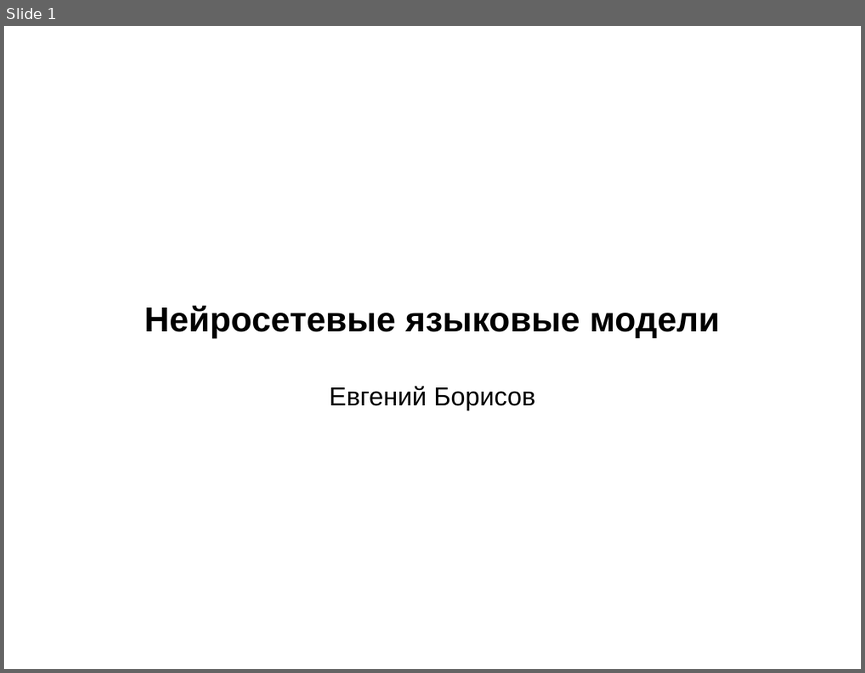
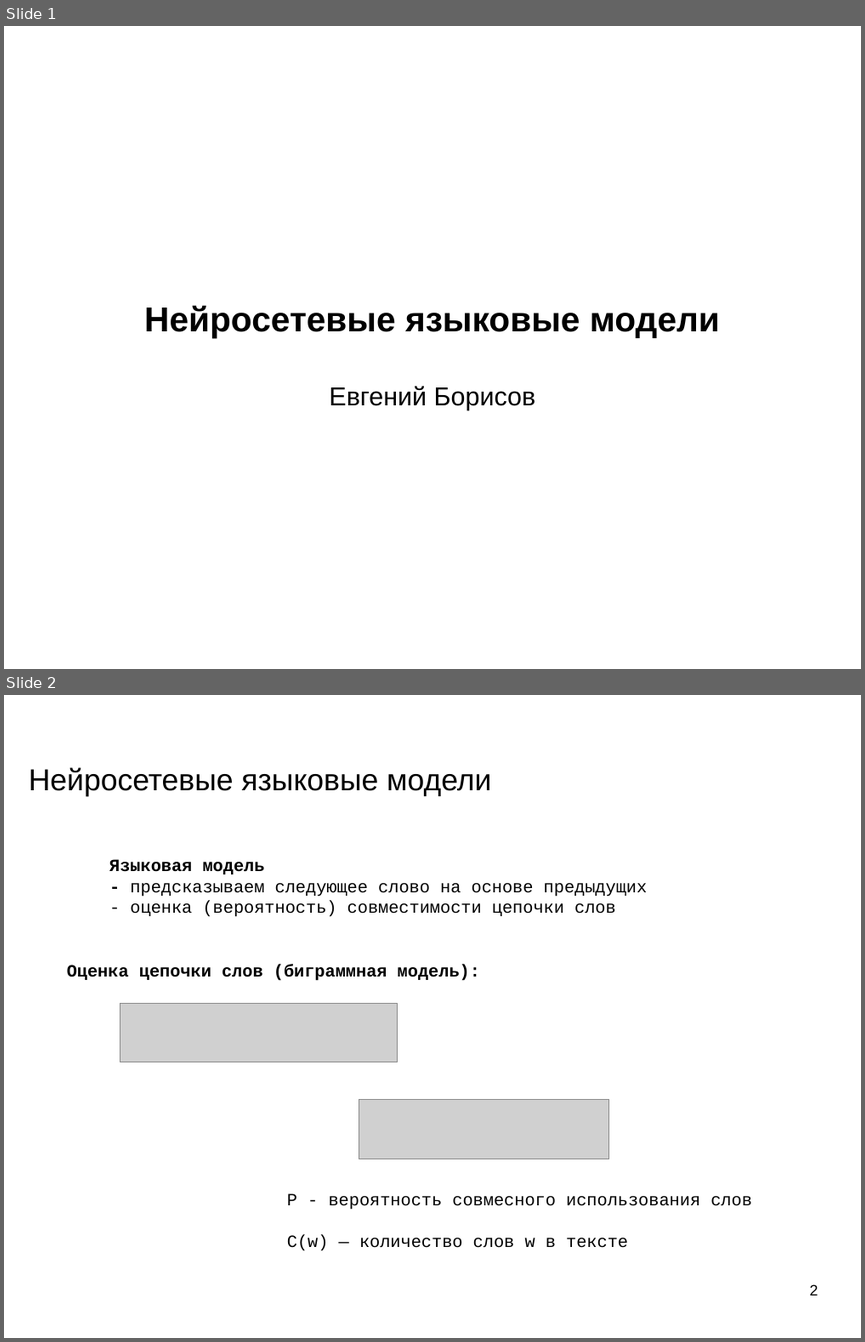
Before and after one commit to mechanoid5/ml_nlp_2022, a slide deck: 11-ann-lang-model.odp. Shown one above the other, each under a label of ours: slide 1 before the commit, slides 1 and 2 after it. The pictures are 865x673 and 865x1342 pixels, drawn with LibreOffice and Linux fonts; fonts in the diff are those of the drawing; grey boxes stand for pictures; background and template pictures are left out. Boxes give left, top, right and bottom in pixels: in the first picture for what was removed or moved away, otherwise in the second. Text is boxed around its words. In the diff, an @@ line names an element or a change of style, - is before the commit and + after.

```diff
--- a/11-ann-lang-model.odp
+++ b/11-ann-lang-model.odp
@@ slide 2 added at (4, 695, 861, 1338), background picture (left out) @@
@@ title added at (29, 767, 491, 796), 28 pt, text #000000 @@
+Нейросетевые языковые модели
@@ text added at (109, 859, 647, 917), 16 pt, text #000000 @@
+Языковая модель
+- предсказываем следующее слово на основе предыдущих
+- оценка (вероятность) совместимости цепочки слов
@@ text added at (67, 964, 480, 981), 16 pt, text #000000, bold @@
+Оценка цепочки слов (биграммная модель):
@@ picture added at (120, 1003, 398, 1062) @@
@@ picture added at (359, 1100, 610, 1159) @@
@@ text added at (287, 1193, 752, 1251), 16 pt, text #000000 @@
+P - вероятность совмесного использования слов
+С(w) — количество слов w в тексте
@@ page number added at (810, 1284, 818, 1295), 14 pt, text #000000 @@
+2
```
Also in this commit, not shown: 1 slide changed, 8 other slides added, 1 slide removed.
